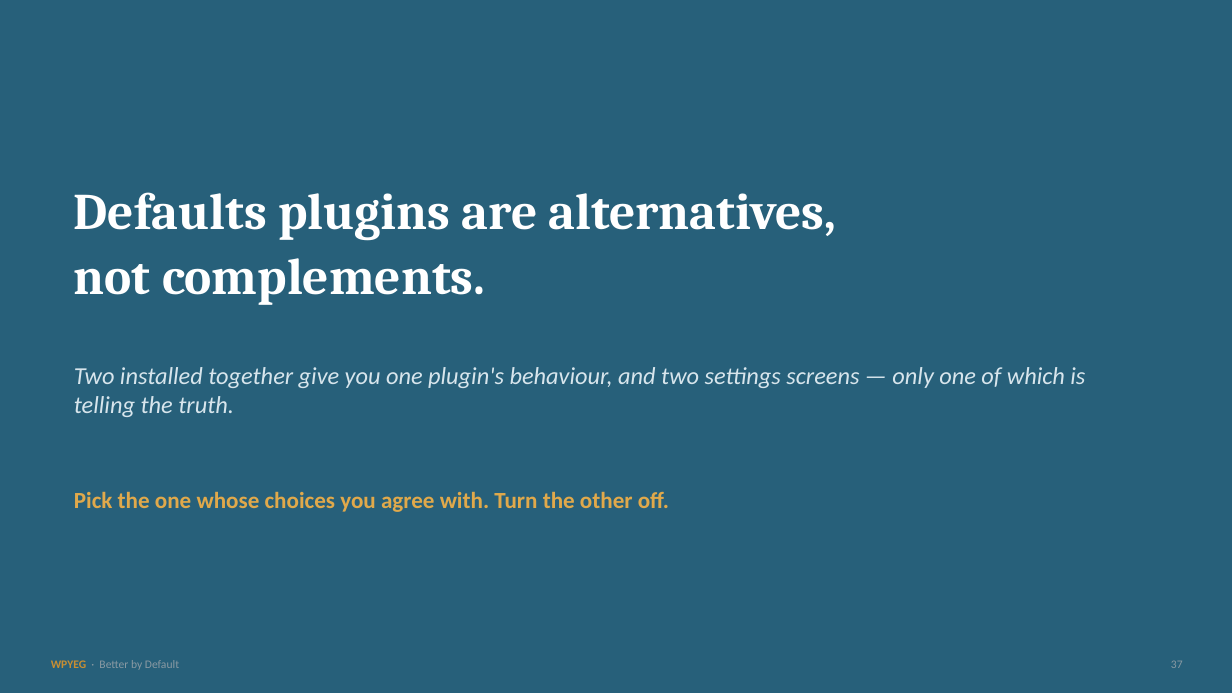
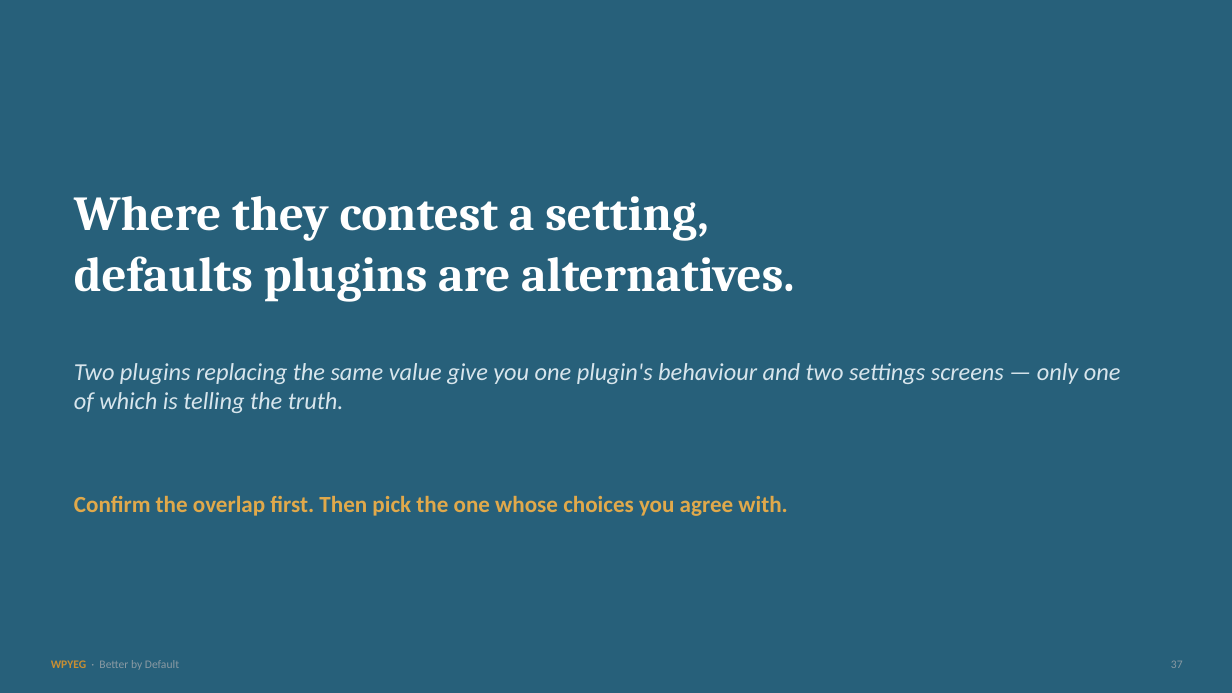
Before and after one commit to WPYEG/Better-by-Default, a slide deck: slide 40 of workshop/Better-by-Default.pptx. Drawn at 1232x693 pixels with LibreOffice and Linux fonts; fonts in the diff are those of the drawing. Boxes give left, top, right and bottom in pixels: in the first picture for what was removed or moved away, otherwise in the second. Text is boxed around its words. In the diff, an @@ line names an element or a change of style, - is before the commit and + after.

Commit message:
fix(workshop): stop the demo failing on the plugin it demonstrates
Three findings from a retrospective review of #76. Two of them are the
deck telling attendees something untrue.

The check-a-site snippet dereferenced $wp_filter['auth_cookie_expiration']
without checking the hook exists — and this plugin deliberately does not
register that filter while the lengths are still WordPress's own, which
is a fix described earlier in the same deck. So on a clean workshop
install the example errored against the very plugin it was demonstrating.
It guards for the empty case now, which is also the more instructive
output: nobody is filtering it.

"More than one line means somebody is losing" was wrong twice over. A
callback can pass its input through or act only under a condition that is
not met today, so several entries means the hook is shared rather than
settled; and print_r() renders an array callback across several lines, so
the count was not even a count. It prints one callback id per line and
says what the number does and does not tell you.

The closing slide concluded categorically that defaults plugins are
alternatives, directly after a slide explaining that additive callbacks
coexist. Two plugins with settings that do not overlap are simply two
plugins. It is scoped to a contested replacing filter now, and asks for
the overlap to be confirmed before anything is deactivated. That claim
came from this repository's own prose, so the overstatement predates the
deck; putting it on a slide is what made it advice.

The slide-count guard is documented rather than strengthened. Comparing
headings was tried: the two sources deliberately title the same slide
differently, and normalised matching reconciles 34 of 42. The real fix is
a per-slide identifier in both sources, which changes how the deck is
authored — recorded in the test as what it does not catch.

Deck and 41-page handout rebuilt.

```diff
--- a/workshop/Better-by-Default.pptx
+++ b/workshop/Better-by-Default.pptx
@@ text at (74,196,795,302): text changed; size 40 to 38 pt @@
-Defaults plugins are alternatives,
-not complements.
+Where they contest a setting,
+defaults plugins are alternatives.
@@ text at (74,363,1121,413): text changed @@
-Two installed together give you one plugin's behaviour, and two settings screens — only one of which is telling the truth.
+Two plugins replacing the same value give you one plugin's behaviour and two settings screens — only one of which is telling the truth.
@@ text at (74,496,787,516): text changed @@
-Pick the one whose choices you agree with. Turn the other off.
+Confirm the overlap first. Then pick the one whose choices you agree with.
```
Also in this commit, not shown: 1 other slide changed, 6 other files.
